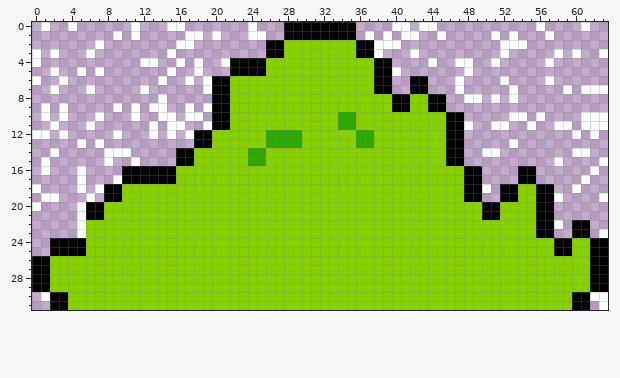
File history of a pixel-art sprite, images/png/plant-a.png. This is how it looked before the edit.
The file is 64x32 pixels. Pixels under 10% opacity are left out. Colours within 5 levels of each other are drawn and written as one.
Once edited:
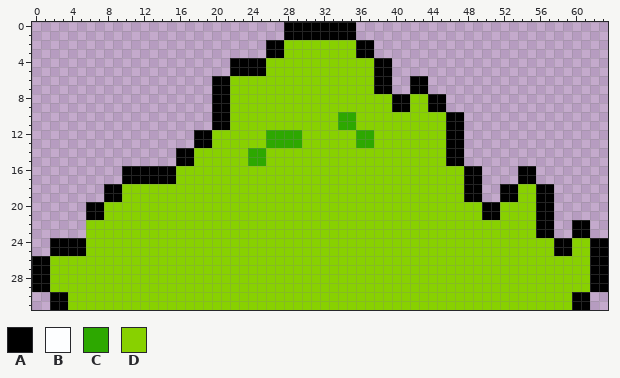
Palette (. is transparent): A #000000  B #fdfeff  C #2da800  D #88d100
Difference:
Changed rows in their new state; - is an unchanged pixel.
first column x 0:
 0 -.--.------.---..-------.---------------..-..-----------.----.--
 1 ---------.-.-----..-.---..-----------.-.-..--.-----.-.---.------
 2 -------.--------..--------------------...-----------...---------
 3 .-.---.--------.----------------------.---.---------.-----.-.--.
 4 .-----------..--.-.--.----------------------.--..--.-----.------
 5 --.--.-.-------.--.---------------------.-------.---------------
 6 .--.----------.--.-.---------------------------.----.----.------
 7 --.---.-----.------.---------------------------.-----.-----.-...
 8 --------------.---------------------------------..-.-.----------
 9 -.-.-----.-.-..--.-.--------------------------------------------
10 -.-.---.---.--..-..----------------------------------..-.----...
11 --.---.------.-..--.----------------------------.--..--.--..-...
12 ..-.-----.---.-.-.------------------------------------------.-.-
13 -----.-.---------------------------------------------.----------
14 --.-----...---------------------------------------..--------..--
15 -.------.--.----------------------------------------------.----.
16 -.---.--------------------------------------------------------.-
17 -----.---.---------------------------------------------------.--
18 .----.-.------------------------------------------.---------.---
19 -..---.---------------------------------------------------.----.
20 .----.----------------------------------------------------------
21 -----.----------------------------------------------------------
22 -----.----------------------------------------------------.-----
23 -----.---------------------------------------------------------.
first column x 1:
30 .------------------------------------------------------------..
31 --------------------------------------------------------------.
Pixel boxes of the changes (left, top, right, bottom) in both pictures:
erased: (32, 22, 266, 238)
erased: (365, 22, 608, 238)
erased: (41, 292, 50, 301)
erased: (590, 292, 608, 310)
